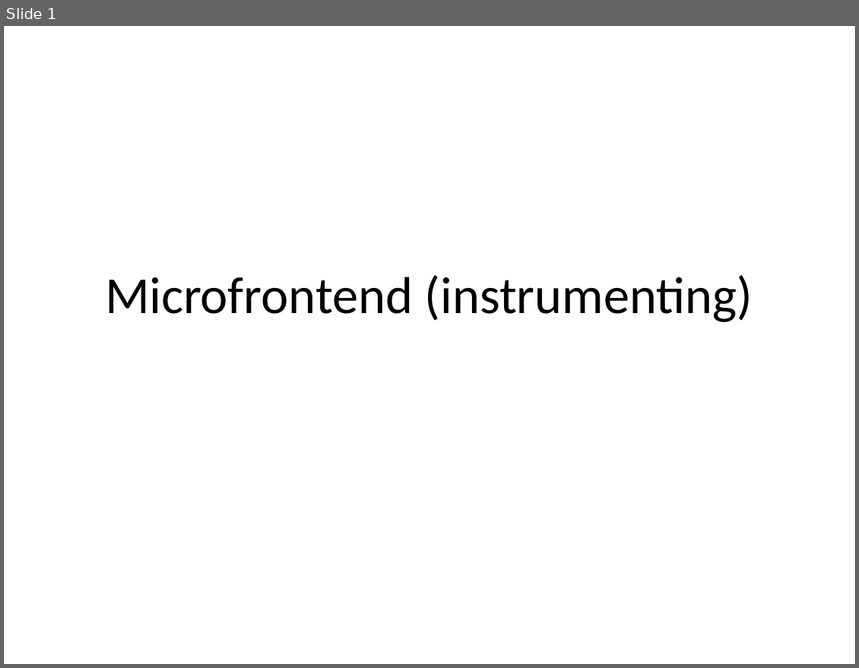
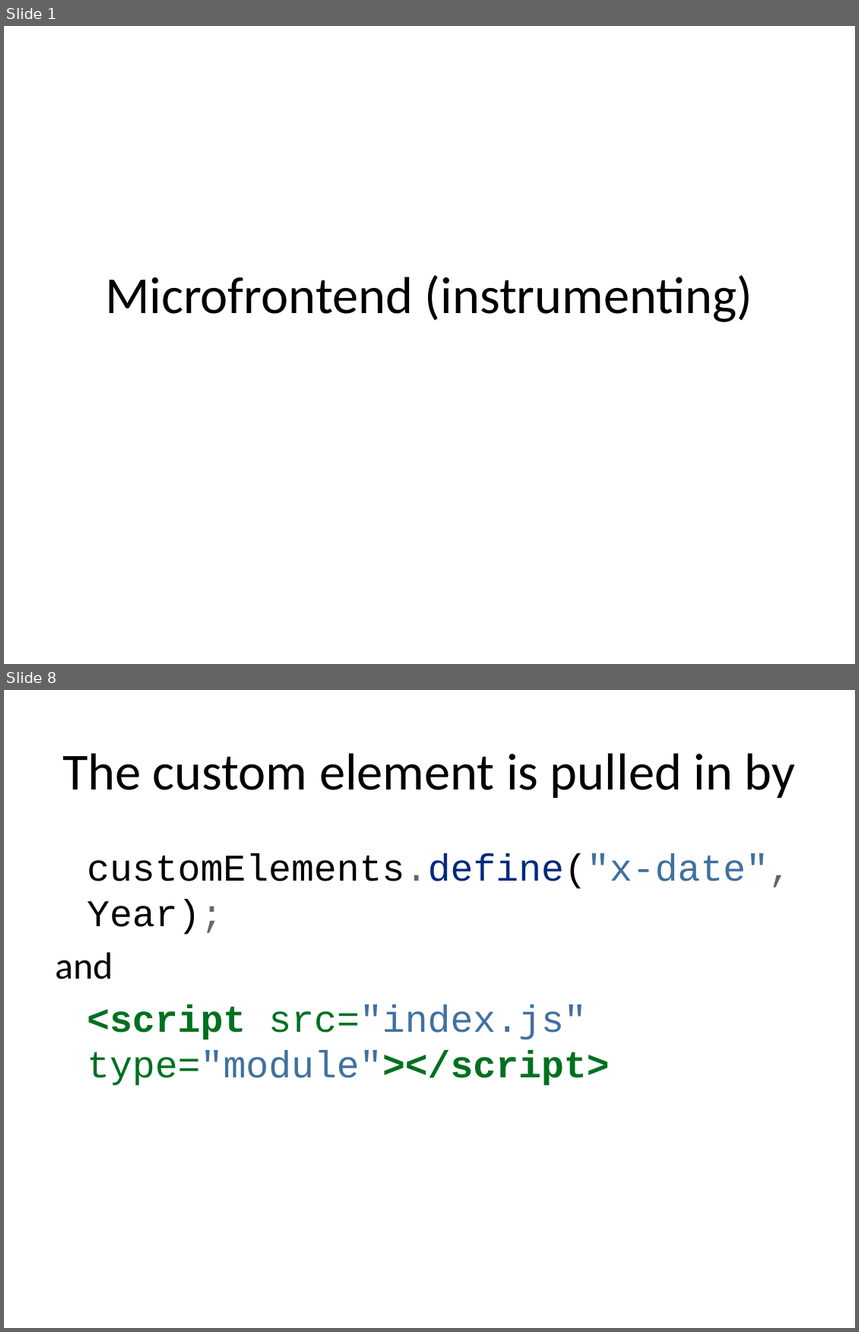
Before and after one commit to rhildred/INFO8985, a slide deck: microfrontend_instrumenting/slides.pptx. Shown one above the other, each under a label of ours: slide 1 before the commit, slides 1 and 8 after it; the slides between them are not shown. The pictures are 859x668 and 859x1332 pixels, drawn with LibreOffice and Linux fonts; fonts in the diff are those of the drawing. Boxes give left, top, right and bottom in pixels: in the first picture for what was removed or moved away, otherwise in the second. Text is boxed around its words. In the diff, an @@ line names an element or a change of style, - is before the commit and + after.

```diff
--- a/microfrontend_instrumenting/slides.pptx
+++ b/microfrontend_instrumenting/slides.pptx
@@ slide 8 added at (x1=4, y1=690, x2=855, y2=1328), background #FFFFFF @@
@@ title added at (x1=63, y1=753, x2=796, y2=798), 44 pt, text #000000 @@
+The custom element is pulled in by
@@ text added at (x1=55, y1=853, x2=791, y2=1086), 32 pt, text #4070A0 @@
+customElements.define("x-date", Year);
+and
+<script src="index.js" type="module"></script>
```
Also in this commit, not shown: 1 slide changed, 5 other slides added, 13 other files.
